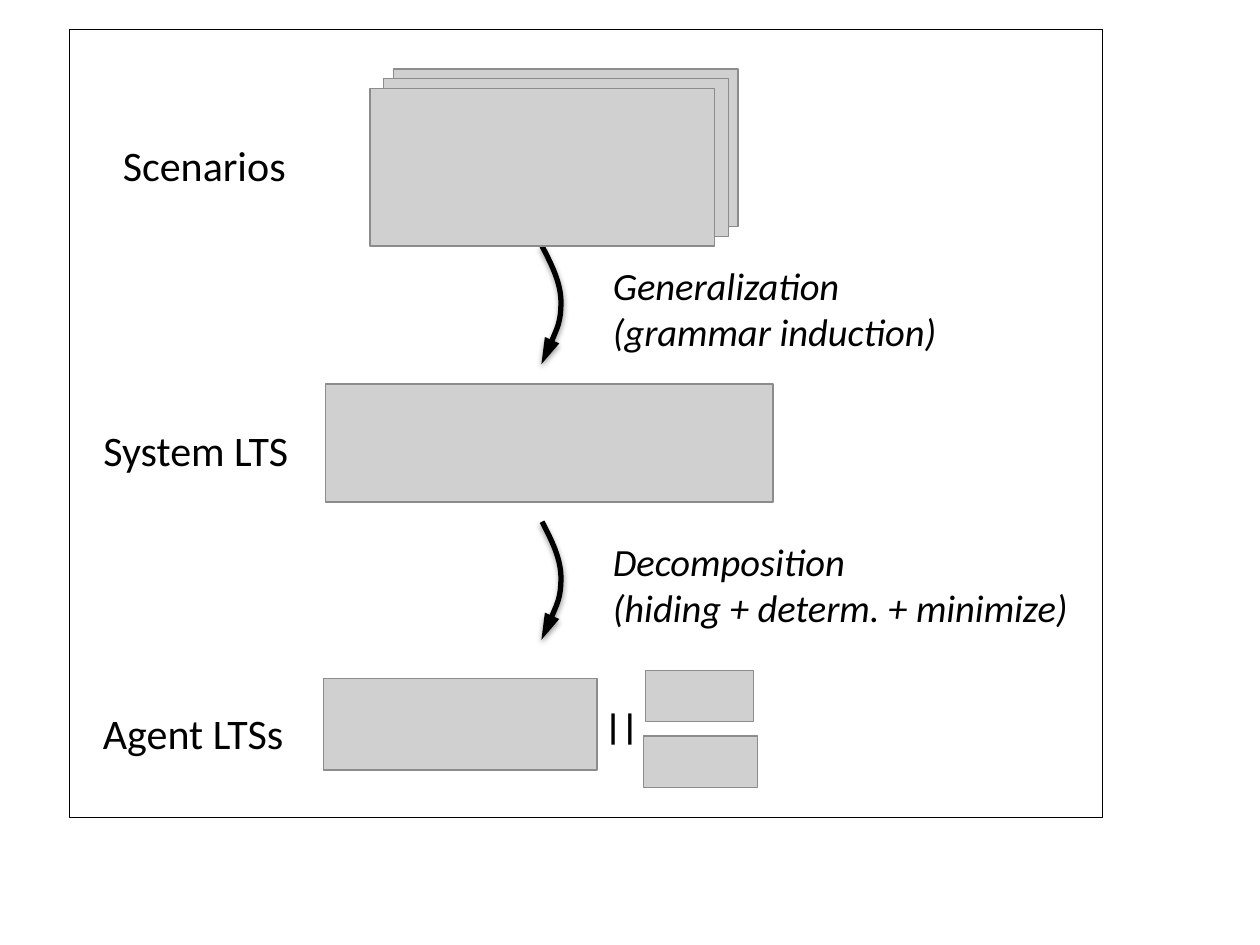
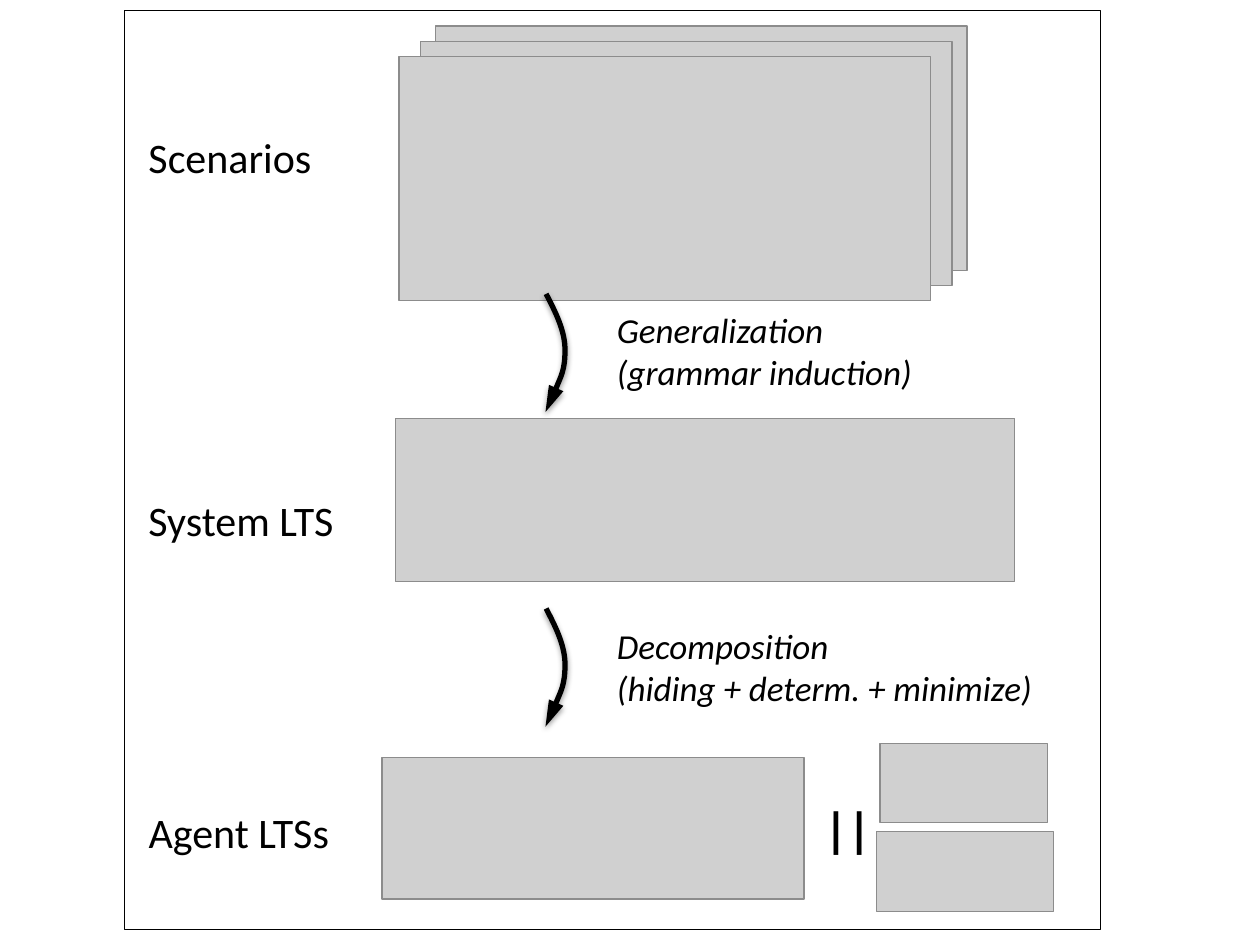
Before and after one commit to blambeau/phd, a slide deck: slide 7 of writing/images/train.pptx. Drawn at 1260x945 pixels with LibreOffice and Linux fonts; fonts in the diff are those of the drawing; grey boxes stand for pictures. Boxes give left, top, right and bottom in pixels: in the first picture for what was removed or moved away, otherwise in the second. Text is boxed around its words. In the diff, an @@ line names an element or a change of style, - is before the commit and + after.

```diff
--- a/writing/images/train.pptx
+++ b/writing/images/train.pptx
@@ rectangle: place and size @@
-rectangle at [69,29,1102,816]
+rectangle at [123,10,1100,929]
@@ picture: place and size @@
-picture at [393,69,738,227]
+picture at [436,26,968,271]
@@ picture: place and size @@
-picture at [370,88,716,246]
+picture at [399,57,931,301]
@@ picture: place and size @@
-picture at [384,78,730,236]
+picture at [420,42,951,286]
@@ text "Scenarios": place and size @@
-text "Scenarios" at [123,152,286,182]
+text "Scenarios" at [148,144,311,174]
@@ freeform shape: place and size @@
-freeform shape at [542,246,562,364]
+freeform shape at [546,294,566,412]
@@ text "Generalization": place and size @@
-text "Generalization" at [613,273,937,353]
+text "Generalization" at [617,318,912,391]
@@ text "Generalization" at [617,318,912,391]: size 22 to 20 pt @@
@@ picture: place and size @@
-picture at [325,384,772,503]
+picture at [396,418,1016,582]
@@ text "System LTS": place and size @@
-text "System LTS" at [103,438,288,473]
+text "System LTS" at [148,508,333,543]
@@ freeform shape: place and size @@
-freeform shape at [542,522,562,640]
+freeform shape at [546,609,566,727]
@@ text "Decomposition" at [617,635,1031,707]: size 22 to 20 pt @@
@@ text "Decomposition": place and size @@
-text "Decomposition" at [613,549,1068,629]
+text "Decomposition" at [617,635,1031,707]
@@ picture: place and size @@
-picture at [645,670,753,721]
+picture at [881,743,1048,822]
@@ picture: place and size @@
-picture at [324,679,597,770]
+picture at [382,757,804,898]
@@ alignment right to left in 3 elements at [148,144,311,174], [148,508,333,543], [149,820,329,856] @@
@@ text "Agent LTSs": place and size @@
-text "Agent LTSs" at [103,721,284,757]
+text "Agent LTSs" at [149,820,329,856]
@@ text "||": place and size @@
-text "||" at [592,698,651,753]
+text "||" at [811,793,885,859]
@@ text "||" at [811,793,885,859]: size 20 to 28 pt @@
@@ picture: place and size @@
-picture at [643,736,757,788]
+picture at [877,832,1053,912]
```
Also in this commit, not shown: 4 slides added, 5 other files.
